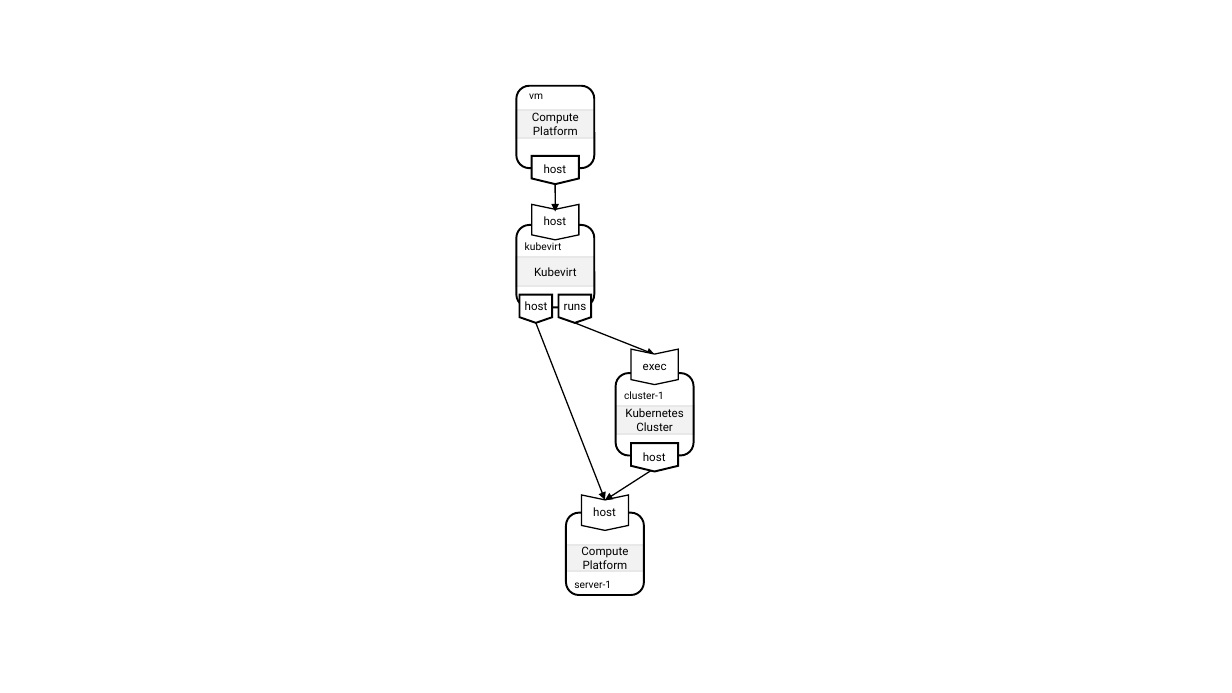
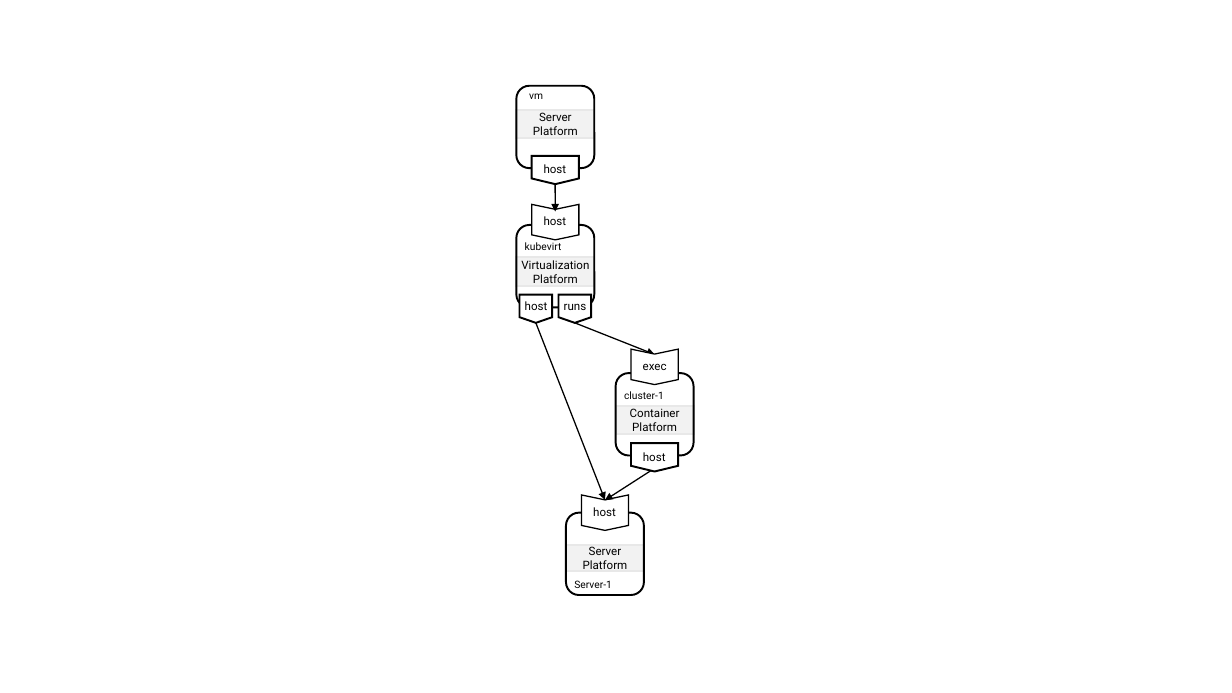
Before and after one commit to oasis-open/tosca-community-contributions, a slide deck: slide 6 of profiles/community/tosca/abstract/platform/sources/platforms.pptx (slide 7 before the commit). Drawn at 1232x693 pixels with LibreOffice and Linux fonts; fonts in the diff are those of the drawing. Boxes give left, top, right and bottom in pixels: in the first picture for what was removed or moved away, otherwise in the second. Text is boxed around its words. In the diff, an @@ line names an element or a change of style, - is before the commit and + after.

Commit message:
Update documentation for the abstract Platform profile (#291)
* Rename 'vendor' property to 'product'

* Remove Provider node type and associated capability and relationship types.

* Update documentation of abstract Platform profile to reflect the most recent version of the profile.

* Add files via upload

* Add files via upload

* Correct the links to the figures.
Add questions about substitution mapping.

```diff
--- a/profiles/community/tosca/abstract/platform/sources/platforms.pptx
+++ b/profiles/community/tosca/abstract/platform/sources/platforms.pptx
@@ text in rectangle at box(539, 112, 572, 121): text changed @@
-Compute
+Server
@@ text in rectangle at box(521, 260, 589, 283): text changed @@
-Kubevirt
+Virtualization Platform
@@ text in rectangle at box(630, 408, 680, 431): text changed @@
-Kubernetes Cluster
+Container Platform
@@ text in rectangle at box(589, 546, 622, 555): text changed @@
-Compute
+Server
@@ text in rounded rectangle at box(574, 580, 612, 588): text changed @@
-server-1
+Server-1
```
Also in this commit, not shown: 6 other slides changed, 2 slides added, 15 other files.
